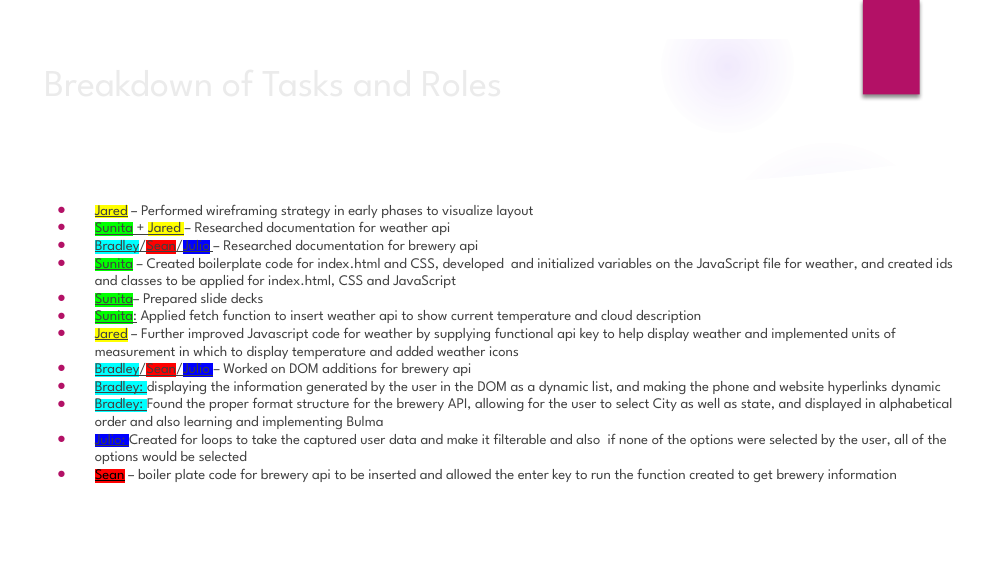
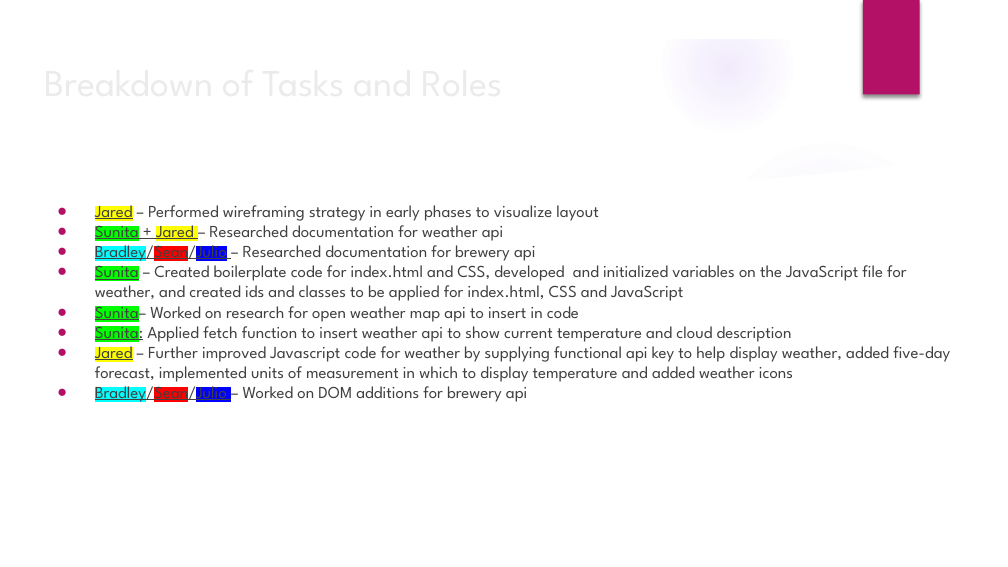
Before and after one commit to sdesire/APIs-For-IPAs, a slide deck: slide 5 of Project Presentation.pptx. Drawn at 1008x567 pixels with LibreOffice and Linux fonts; fonts in the diff are those of the drawing; background and template pictures are left out. Boxes give left, top, right and bottom in pixels: in the first picture for what was removed or moved away, otherwise in the second. Text is boxed around its words. In the diff, an @@ line names an element or a change of style, - is before the commit and + after.

```diff
--- a/Project Presentation.pptx
+++ b/Project Presentation.pptx
@@ text at box(95, 200, 907, 402): size 10.5 to 12 pt in "Jared – Performed wireframing strategy in early ...", "Sunita + Jared – Researched documentation for ...", "Bradley/Sean/Julio – Researched documentation for brewery ap ...", "Sunita – Created boilerplate code for index.html ..." and 2 more places @@
@@ text at box(95, 301, 579, 324): text changed; size 10.5 to 12 pt @@
-● Sunita– Prepared slide decks
+● Sunita– Worked on research for open weather map api to insert in code
@@ text at box(95, 341, 950, 382): text changed; size 10.5 to 12 pt @@
-● Jared – Further improved Javascript code for weather by supplying functional api key to help display weather and implemented units of measurement in which to display temperature and added weather icons
+● Jared – Further improved Javascript code for weather by supplying functional api key to help display weather, added five-day forecast, implemented units of measurement in which to display temperature and added weather icons
@@ text at box(95, 376, 952, 485): paragraphs removed @@
-● Bradley: displaying the information generated by the user in the DOM as a dynamic list, and making the phone and website hyperlinks dynamic
-● Bradley: Found the proper format structure for the brewery API, allowing for the user to select City as well as state, and displayed in alphabetical order and also learning and implementing Bulma
-● Julio: Created for loops to take the captured user data and make it filterable and also if none of the options were selected by the user, all of the options would be selected
-● Sean – boiler plate code for brewery api to be inserted and allowed the enter key to run the function created to get brewery information
```
Also in this commit, not shown: 7 other slides changed.
